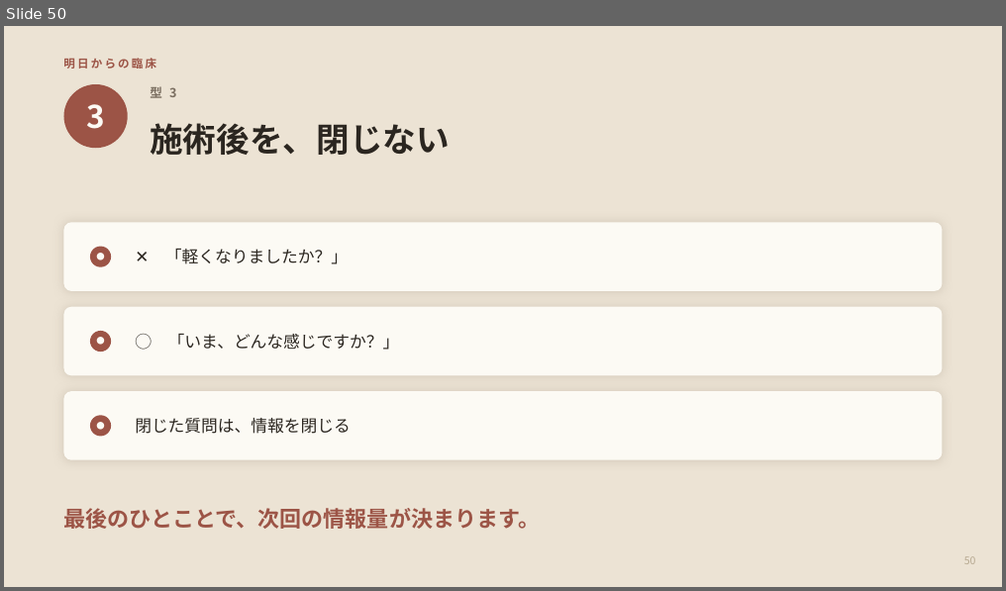
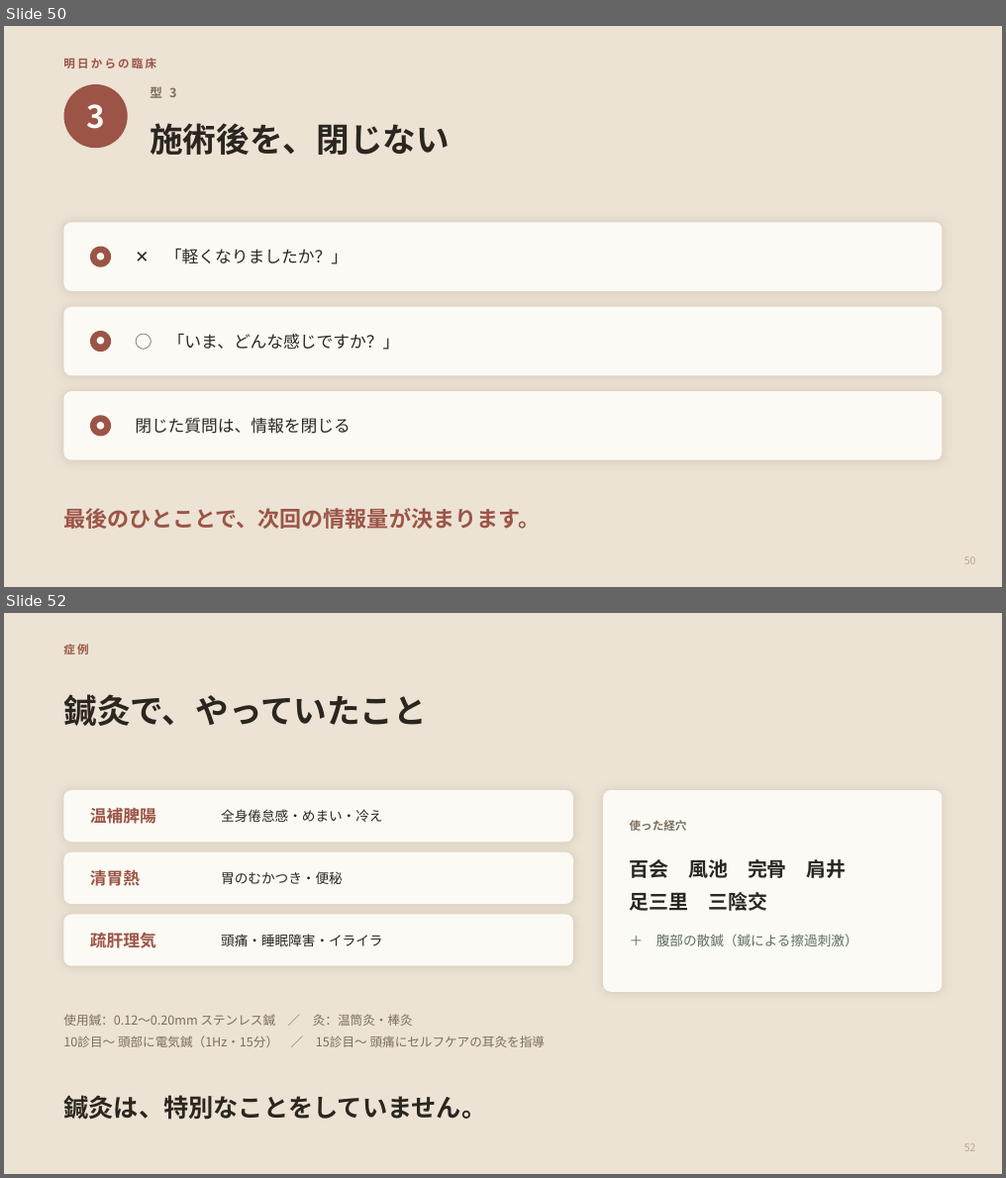
Before and after one commit to mananyon/manayonekura, a slide deck: docs/slides/APNET-keicho-60min.pptx. Shown one above the other, each under a label of ours: slide 50 before the commit, slides 50 and 52 after it; the slides between them are not shown. The pictures are 1006x591 and 1006x1178 pixels, drawn with LibreOffice and Linux fonts; fonts in the diff are those of the drawing. Boxes give left, top, right and bottom in pixels: in the first picture for what was removed or moved away, otherwise in the second. Text is boxed around its words. In the diff, an @@ line names an element or a change of style, - is before the commit and + after.

```diff
--- a/docs/slides/APNET-keicho-60min.pptx
+++ b/docs/slides/APNET-keicho-60min.pptx
@@ slide 52 added at [4, 613, 1002, 1174], background #ECE3D4 @@
@@ text added at [63, 644, 88, 655], 11 pt, text #9C5446, bold @@
+症例
@@ text added at [63, 694, 427, 726], 32 pt, text #2B2620, bold @@
+鍼灸で、やっていたこと
@@ rounded rectangle added at [63, 790, 573, 842], fill #FCFAF4 @@
@@ rounded rectangle added at [604, 790, 943, 992], fill #FCFAF4 @@
@@ text added at [90, 805, 156, 827], 16 pt, text #9C5446, bold @@
+温補脾陽
@@ text added at [221, 809, 382, 822], 13 pt, text #2B2620 @@
+全身倦怠感・めまい・冷え
@@ text added at [630, 820, 687, 831], 11 pt, text #7A6E60, bold @@
+使った経穴
@@ rounded rectangle added at [63, 853, 573, 904], fill #FCFAF4 @@
@@ text added at [90, 870, 140, 886], 16 pt, text #9C5446, bold @@
+清胃熱
@@ text added at [221, 871, 343, 884], 13 pt, text #2B2620 @@
+胃のむかつき・便秘
@@ text added at [630, 860, 846, 911], 19 pt, text #2B2620, bold @@
+百会 風池 完骨 肩井
+足三里 三陰交
@@ rounded rectangle added at [63, 915, 573, 966], fill #FCFAF4 @@
@@ text added at [90, 933, 156, 949], 16 pt, text #9C5446, bold @@
+疏肝理気
@@ text added at [221, 934, 382, 947], 13 pt, text #2B2620 @@
+頭痛・睡眠障害・イライラ
@@ text added at [656, 934, 858, 947], 13 pt, text #5E7060 @@
+＋ 腹部の散鍼（鍼による擦過刺激）
@@ text added at [63, 1014, 545, 1048], 12 pt, text #7A6E60 @@
+使用鍼：0.12〜0.20mm ステンレス鍼 ／ 灸：温筒灸・棒灸
+10診目〜 頭部に電気鍼（1Hz・15分） ／ 15診目〜 頭痛にセルフケアの耳灸を指導
@@ text added at [63, 1095, 486, 1120], 24 pt, text #2B2620, bold @@
+鍼灸は、特別なことをしていません。
@@ text added at [964, 1144, 976, 1152], 10 pt, text #B7A991 @@
+52
```
Also in this commit, not shown: 9 slides changed, 3 other slides added, 3 other files.
